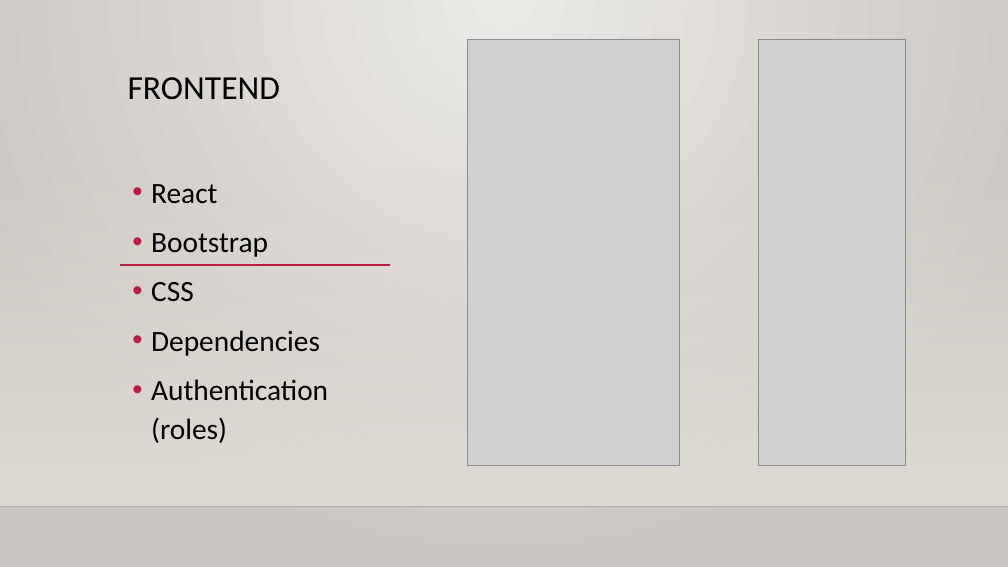
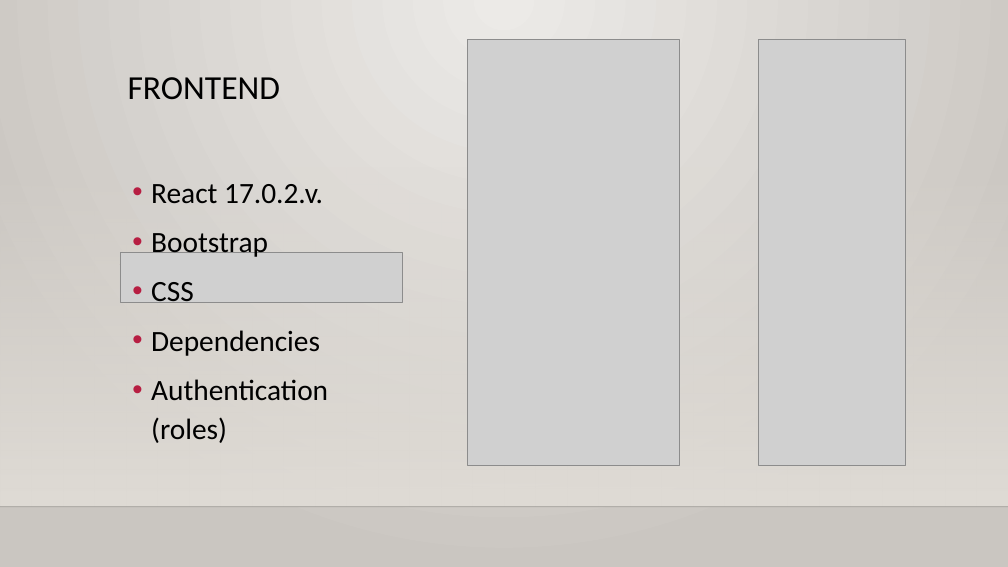
Before and after one commit to MoriczJanos113C/TechShop, a slide deck: slide 6 of project dokumentumok/Projekt bemutató.pptx. Drawn at 1008x567 pixels with LibreOffice and Linux fonts; fonts in the diff are those of the drawing; grey boxes stand for pictures; background and template pictures are left out. Boxes give left, top, right and bottom in pixels: in the first picture for what was removed or moved away, otherwise in the second. Text is boxed around its words. In the diff, an @@ line names an element or a change of style, - is before the commit and + after.

```diff
--- a/project dokumentumok/Projekt bemutató.pptx
+++ b/project dokumentumok/Projekt bemutató.pptx
@@ text at (151, 184, 323, 203): text changed @@
-• React
+• React 17.0.2.v.
@@ picture added at (120, 253, 402, 302) @@
```
Also in this commit, not shown: 7 other slides changed, 2 slides added, 1 slide removed, 22 other files.
